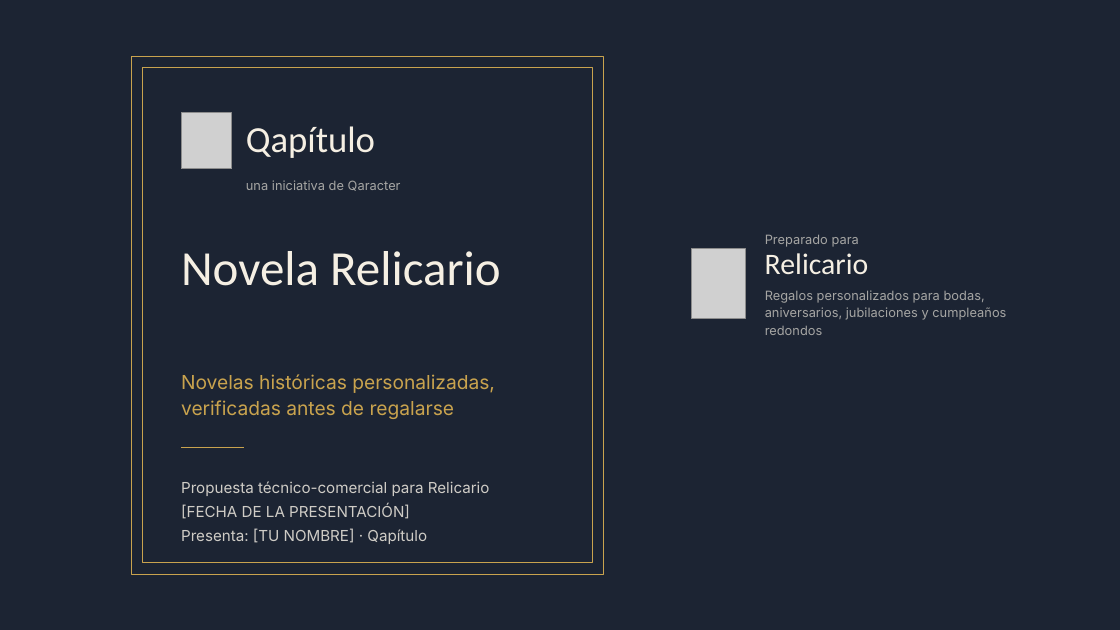
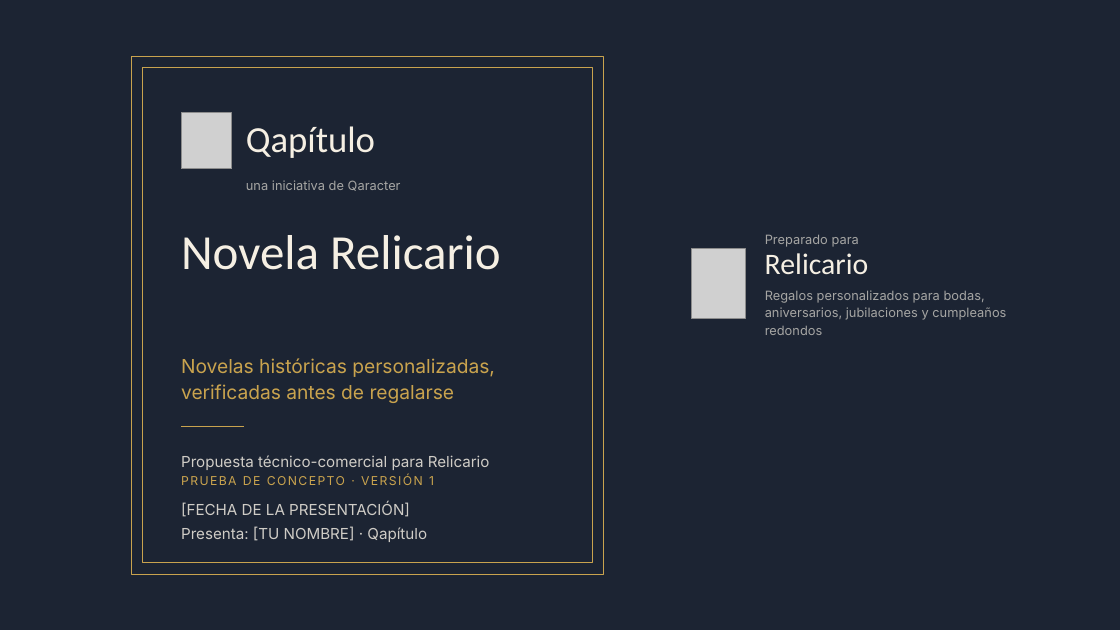
Before and after one commit to alberqq/StoryMaker, a slide deck: slide 1 of presentacion/storymaker-propuesta.pptx. Drawn at 1120x630 pixels with LibreOffice and Linux fonts; fonts in the diff are those of the drawing; grey boxes stand for pictures. Boxes give left, top, right and bottom in pixels: in the first picture for what was removed or moved away, otherwise in the second. Text is boxed around its words. In the diff, an @@ line names an element or a change of style, - is before the commit and + after.

```diff
--- a/presentacion/storymaker-propuesta.pptx
+++ b/presentacion/storymaker-propuesta.pptx
@@ text "Novela Relicario": place and size @@
-text "Novela Relicario" at [181,251,500,286]
+text "Novela Relicario" at [181,235,500,270]
@@ text "Novelas históricas personalizadas, verificadas antes ...": place and size @@
-text "Novelas históricas personalizadas, verificadas antes ..." at [181,374,495,419]
+text "Novelas históricas personalizadas, verificadas antes ..." at [181,358,495,403]
@@ line moved from (181, 448) - (245, 448) to (181, 427) - (245, 427) @@
@@ text added at [181,455,490,470], 13 pt, text #CFCCC6 @@
+Propuesta técnico-comercial para Relicario
@@ text added at [429,476,434,485], 10.5 pt, text #C9A34E @@
+PRUEBA DE CONCEPTO · VERSIÓN 1
@@ text at [181,481,490,496]: paragraph removed @@
-Propuesta técnico-comercial para Relicario
@@ text "[FECHA DE LA PRESENTACIÓN]": place and size @@
-text "[FECHA DE LA PRESENTACIÓN]" at [181,481,490,544]
+text "[FECHA DE LA PRESENTACIÓN]" at [181,502,427,542]
```
Also in this commit, not shown: 20 other slides changed, 1 slide added, 8 other files.
